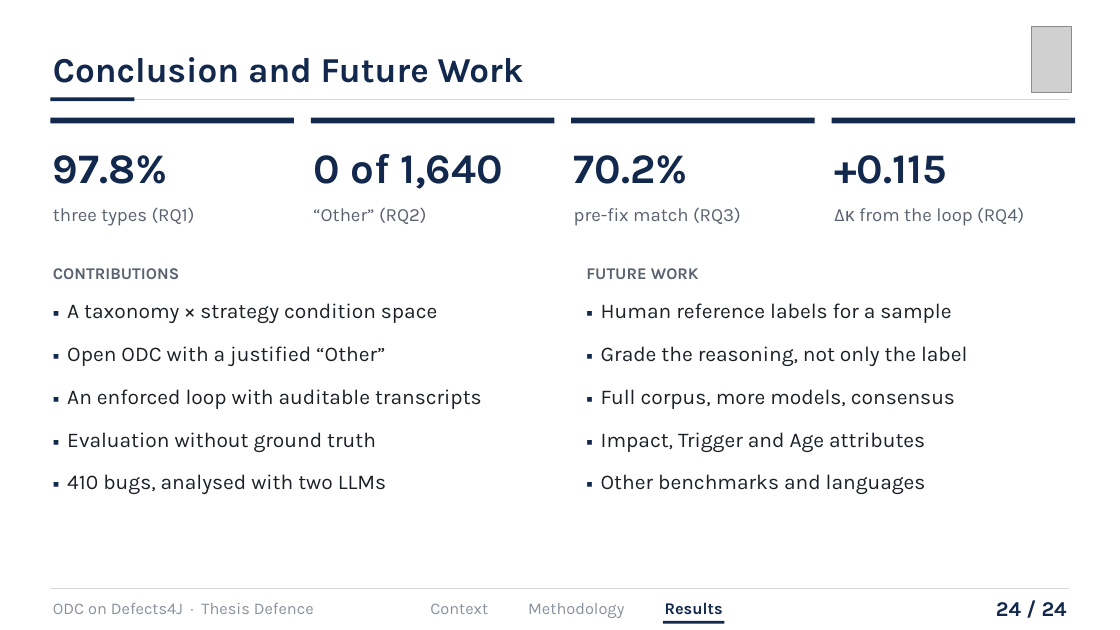
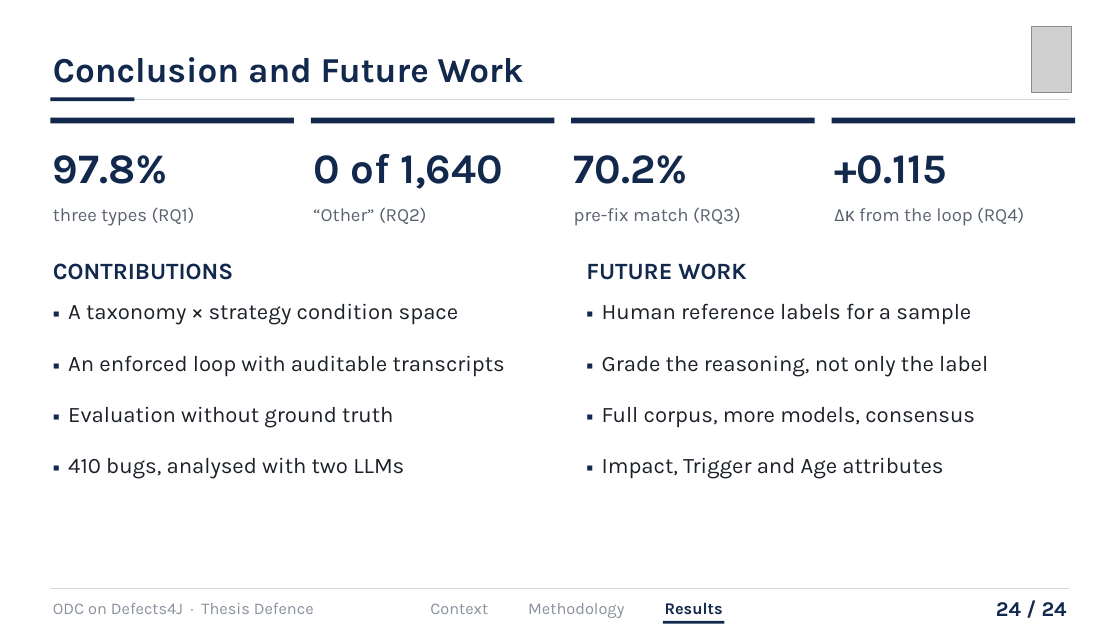
Before and after one commit to hasin023/d4j_odc_implementation, a slide deck: slide 24 of iut_submissions/presentation/Defence/SWE_Orthogonal Defect Classification on Defects4J Using an LLM-Driven Scientific Approach_presentation.pptx. Drawn at 1120x630 pixels with LibreOffice and Linux fonts; fonts in the diff are those of the drawing; grey boxes stand for pictures. Boxes give left, top, right and bottom in pixels: in the first picture for what was removed or moved away, otherwise in the second. Text is boxed around its words. In the diff, an @@ line names an element or a change of style, - is before the commit and + after.

```diff
--- a/iut_submissions/presentation/Defence/SWE_Orthogonal Defect Classification on Defects4J Using an LLM-Driven Scientific Approach_presentation.pptx
+++ b/iut_submissions/presentation/Defence/SWE_Orthogonal Defect Classification on Defects4J Using an LLM-Driven Scientific Approach_presentation.pptx
@@ text "CONTRIBUTIONS" at (53,263,233,280): size 14 to 20 pt, text colour #5A6270 to #12284C @@
@@ text "FUTURE WORK" at (586,263,746,280): size 14 to 20 pt, text colour #5A6270 to #12284C @@
@@ text "▪ A taxonomy × strategy ..." at (68,303,505,479): size 14 to 15 pt in "▪", "▪", "▪", "▪"; size 18 to 19 pt; more space between paragraphs @@
@@ text "▪ Human reference labels for ..." at (602,303,988,479): size 14 to 15 pt in "▪", "▪", "▪", "▪"; size 18 to 19 pt; more space between paragraphs @@
@@ text at (67,346,385,366): paragraph removed @@
-▪ Open ODC with a justified “Other”
@@ text at (601,474,926,494): paragraph removed @@
-▪ Other benchmarks and languages
```
Also in this commit, not shown: 7 other slides changed, 3 other files.
